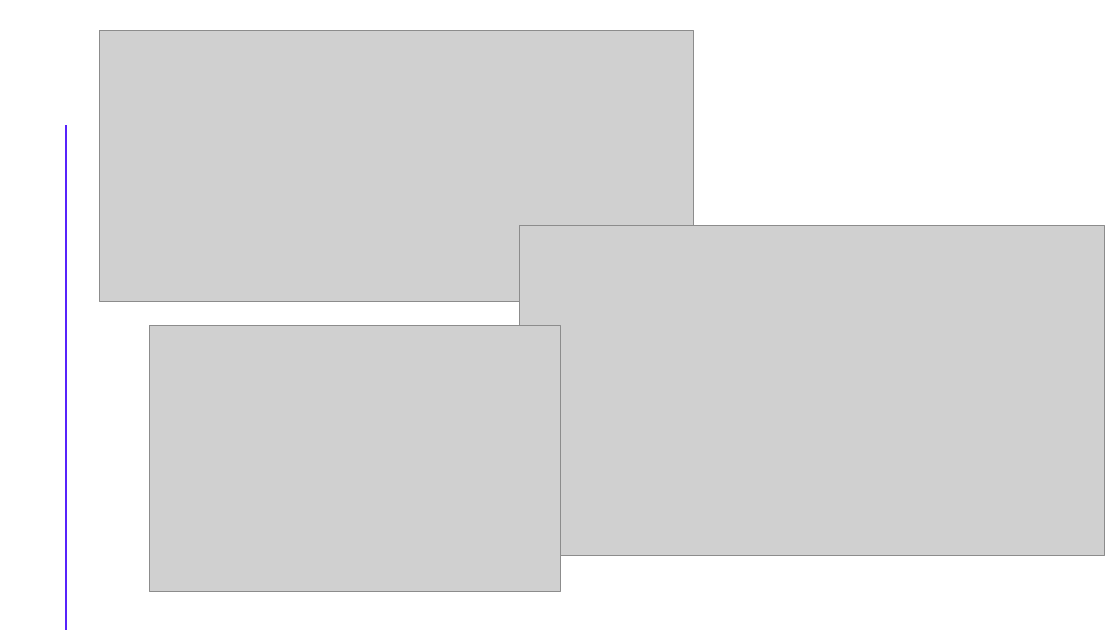
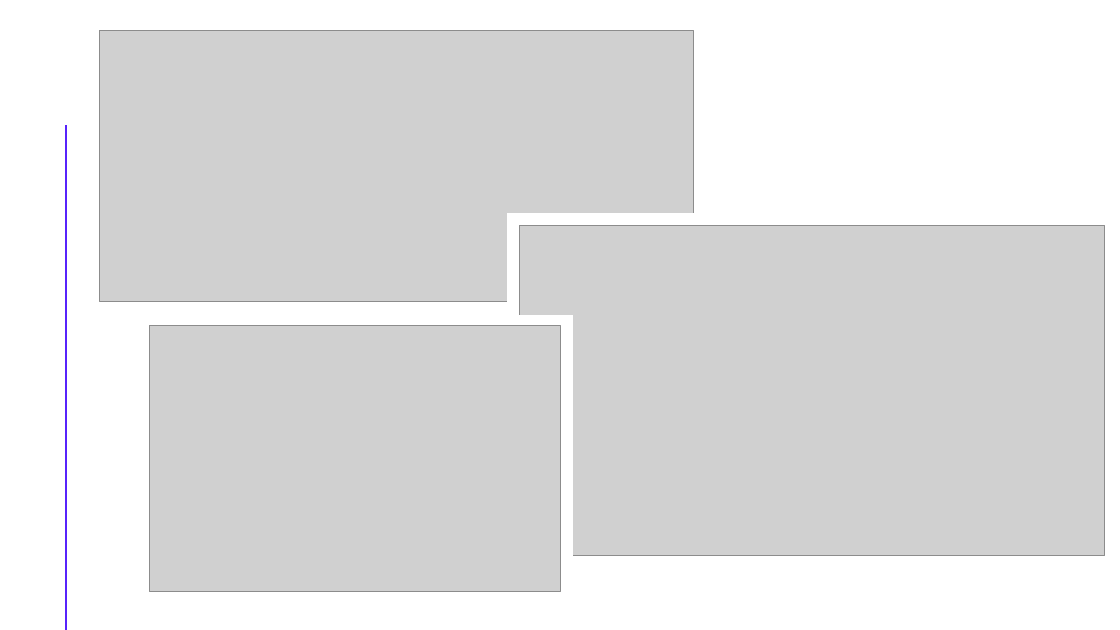
Before and after one commit to Sodentix/Melodia, a slide deck: slide 15 of Projektunterlagen/999_Zwischenpräsentationen/1. Zwischenpräsentation/Zwischenpräsentation Melodia am 12.11.2025.pptx (slide 13 before the commit). Drawn at 1120x630 pixels with LibreOffice and Linux fonts; fonts in the diff are those of the drawing; grey boxes stand for pictures. Boxes give left, top, right and bottom in pixels: in the first picture for what was removed or moved away, otherwise in the second. Text is boxed around its words. In the diff, an @@ line names an element or a change of style, - is before the commit and + after.

```diff
--- a/Projektunterlagen/999_Zwischenpräsentationen/1. Zwischenpräsentation/Zwischenpräsentation Melodia am 12.11.2025.pptx
+++ b/Projektunterlagen/999_Zwischenpräsentationen/1. Zwischenpräsentation/Zwischenpräsentation Melodia am 12.11.2025.pptx
@@ rectangle added at (507, 213, 1120, 567), fill #FFFFFF @@
@@ rectangle added at (138, 315, 573, 605), fill #FFFFFF @@
```
Also in this commit, not shown: 6 other slides changed, 5 slides added, 1 slide removed.
